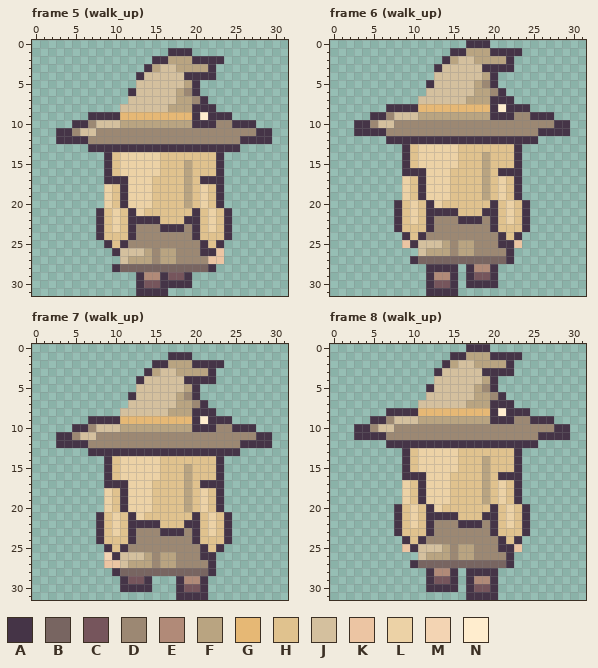
One commit to this pixel-art file: Art/Characters/NPC32/residents/orla.aseprite. The first picture shows the starting point.
32x32 pixels, 22 frames. Colours within 5 levels of each other are drawn and written as one. Shown: frame 5 (walk_up), frame 6 (walk_up), frame 7 (walk_up), frame 8 (walk_up). The commit also changed other frames, which this record leaves out.
Palette (. is transparent): A #453447  B #786561  C #76555c  D #9c8873  E #b18a78  F #b9a481  G #e6b875  H #e0c28e  J #d4c09e  K #ecc5a3  L #ecd2a6  M #f3d4b3  N #ffedce
After the commit:
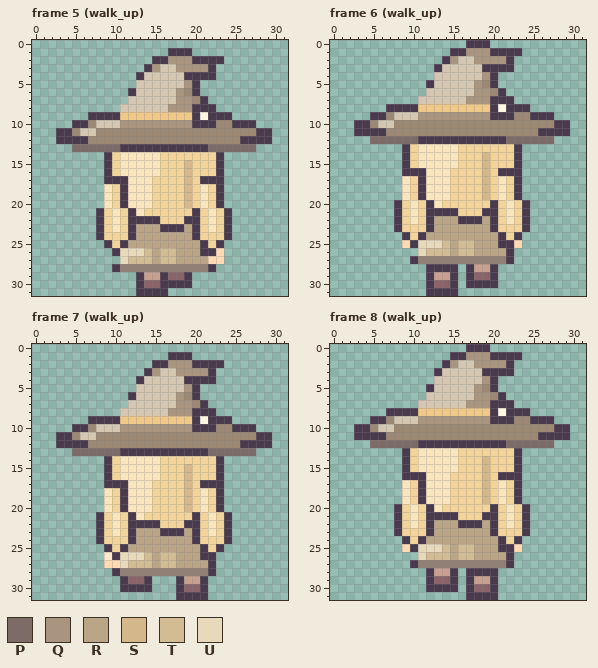
Colours new in this view: P #7d6b68  Q #a9957f  R #baa587  S #d4b88c  T #d2bc94  U #e9d9bb
What changed:
@@ palette @@
-A #453447
+A #4a3a4e
-B #786561
+B #938074
-C #76555c
+C #8a6468
-E #b18a78
+E #c8a090
-G #e6b875
+G #f0c888
-H #e0c28e
+H #f2d49a
-J #d4c09e
+J #d4c6b1
-K #ecc5a3
+K #ffd8b4
-L #ecd2a6
+L #f9e5be
-M #f3d4b3
+M #ffe7cb
-N #ffedce
+N #fff6e2
--- frame 5 (walk_up), layers "Headwear", "Hair", "Clothing"
@@ x 0..31 @@
  1 .................AAA............
- 2 ...............AAFFFAAAA........
- 3 ..............AFJJFFFFA.........
+ 2 ...............AAQQQAAAA........
+ 3 ..............AQJJQQQQA.........
  4 .............AJJJJJAAAA.........
- 5 .............JJJJJJFA...........
- 6 ............AJJJJJFDA...........
- 7 ............JJJJJJFFDA..........
- 8 ...........JJJJJJFFFAAA.........
+ 5 .............JJJJJJQA...........
+ 6 ............AJJJJJQDA...........
+ 7 ............JJJJJJQQDA..........
+ 8 ...........JJJJJJQQQAAA.........
  9 .......AAAAGGGGGGGGGANAAA.......
-10 .....AADJJJFFFFFFFFFAAADDAAA....
+10 .....AADJJJQQQQQQQQQAAADDAAA....
 11 ...AADJJDDDDDDDDDDDDDDDDDDDDAA..
 12 ...AAAADDDDDDDDDDDDDDDDDDDAAAA..
-13 .......AAAAAAAAAAAAAAAAAAA......
+13 .....PPPPPPAAAAAAAAAAAPPPPPP....
 14 .........AHLLLLLHHHHHHHA........
-15 .........AHLLLLLHHHFHHHA........
-16 .........AHLLLLLHHHFHHHA........
-17 .........AAALLLHHHHFHAAA........
-18 .........LHALLLHHHHFHLHA........
-19 .........LHALLLHHHHFHLHA........
-20 .........LHALLLHHHHFHLHA........
+15 .........AHLLLLLHHHSHHHA........
+16 .........AHLLLLLHHHSHHHA........
+17 .........AAALLLHHHHSHAAA........
+18 .........LHALLLHHHHSHLHA........
+19 .........LHALLLHHHHSHLHA........
+20 .........LHALLLHHHHSHLHA........
 21 ........AHLHALHHHHHHAHLHA.......
 22 ........AHLHAAAAHHHAAHLHA.......
-23 ........AHLHADDDAAADAHLHA.......
-24 ........AHHHADDDDDDDAHHHA.......
-25 .........AHADDDDDDDDDAHA........
-26 ..........AJJJFDFFDDDAAK........
-27 ...........JFFFDFFDDDDKK........
+23 ........AHLHARRRAAARAHLHA.......
+24 ........AHHHARRRRRRRAHHHA.......
+25 .........AHARRRRRRRRRAHA........
+26 ..........AUUUTRTTRRRAAK........
+27 ...........UTTTRTTRRRRKK........
 28 ..........ABBBBBBBBBBBA.........
--- frame 6 (walk_up), layers "Headwear", "Hair", "Clothing"
@@ x 0..31 @@
  0 .................AAA............
- 1 ...............AAFFFAAAA........
- 2 ..............AFJJFFFFA.........
+ 1 ...............AAQQQAAAA........
+ 2 ..............AQJJQQQQA.........
  3 .............AJJJJJAAAA.........
- 4 .............JJJJJJFA...........
- 5 ............AJJJJJFDA...........
- 6 ............JJJJJJFFDA..........
- 7 ...........JJJJJJFFFAAA.........
+ 4 .............JJJJJJQA...........
+ 5 ............AJJJJJQDA...........
+ 6 ............JJJJJJQQDA..........
+ 7 ...........JJJJJJQQQAAA.........
  8 .......AAAAGGGGGGGGGANAAA.......
- 9 .....AADJJJFFFFFFFFFAAADDAAA....
+ 9 .....AADJJJQQQQQQQQQAAADDAAA....
 10 ...AADJJDDDDDDDDDDDDDDDDDDDDAA..
 11 ...AAAADDDDDDDDDDDDDDDDDDDAAAA..
-12 .......AAAAAAAAAAAAAAAAAAA......
+12 .....PPPPPPAAAAAAAAAAAPPPPPP....
 13 .........AHLLLLLHHHHHHHA........
-14 .........AHLLLLLHHHFHHHA........
-15 .........AHLLLLLHHHFHHHA........
-16 .........AAALLLHHHHFHAAA........
-17 .........LHALLLHHHHFHLHA........
-18 .........LHALLLHHHHFHLHA........
-19 .........LHALLLHHHHFHLHA........
+14 .........AHLLLLLHHHSHHHA........
+15 .........AHLLLLLHHHSHHHA........
+16 .........AAALLLHHHHSHAAA........
+17 .........LHALLLHHHHSHLHA........
+18 .........LHALLLHHHHSHLHA........
+19 .........LHALLLHHHHSHLHA........
 20 ........AHLHALHHHHHHAHLHA.......
 21 ........AHLHAAAAHHHAAHLHA.......
-22 ........AHLHADDDAAADAHLHA.......
-23 ........AHHHADDDDDDDAHHHA.......
-24 .........AHADDDDDDDDDAHA........
-25 .........KAJJJFDFFDDDAAK........
-26 ...........JFFFDFFDDDDA.........
+22 ........AHLHARRRAAARAHLHA.......
+23 ........AHHHARRRRRRRAHHHA.......
+24 .........AHARRRRRRRRRAHA........
+25 .........KAUUUTRTTRRRAAK........
+26 ...........UTTTRTTRRRRA.........
 27 ..........ABBBBBBBBBBBA.........
--- frame 7 (walk_up), layers "Headwear", "Hair", "Clothing"
@@ x 0..31 @@
  1 .................AAA............
- 2 ...............AAFFFAAAA........
- 3 ..............AFJJFFFFA.........
+ 2 ...............AAQQQAAAA........
+ 3 ..............AQJJQQQQA.........
  4 .............AJJJJJAAAA.........
- 5 .............JJJJJJFA...........
- 6 ............AJJJJJFDA...........
- 7 ............JJJJJJFFDA..........
- 8 ...........JJJJJJFFFAAA.........
+ 5 .............JJJJJJQA...........
+ 6 ............AJJJJJQDA...........
+ 7 ............JJJJJJQQDA..........
+ 8 ...........JJJJJJQQQAAA.........
  9 .......AAAAGGGGGGGGGANAAA.......
-10 .....AADJJJFFFFFFFFFAAADDAAA....
+10 .....AADJJJQQQQQQQQQAAADDAAA....
 11 ...AADJJDDDDDDDDDDDDDDDDDDDDAA..
 12 ...AAAADDDDDDDDDDDDDDDDDDDAAAA..
-13 .......AAAAAAAAAAAAAAAAAAA......
+13 .....PPPPPPAAAAAAAAAAAPPPPPP....
 14 .........AHLLLLLHHHHHHHA........
-15 .........AHLLLLLHHHFHHHA........
-16 .........AHLLLLLHHHFHHHA........
-17 .........AAALLLHHHHFHAAA........
-18 .........LHALLLHHHHFHLHA........
-19 .........LHALLLHHHHFHLHA........
-20 .........LHALLLHHHHFHLHA........
+15 .........AHLLLLLHHHSHHHA........
+16 .........AHLLLLLHHHSHHHA........
+17 .........AAALLLHHHHSHAAA........
+18 .........LHALLLHHHHSHLHA........
+19 .........LHALLLHHHHSHLHA........
+20 .........LHALLLHHHHSHLHA........
 21 ........AHLHALHHHHHHAHLHA.......
 22 ........AHLHAAAAHHHAAHLHA.......
-23 ........AHLHADDDAAADAHLHA.......
-24 ........AHHHADDDDDDDAHHHA.......
-25 .........AHADDDDDDDDDAHA........
-26 .........MAJJJFDFFDDDAA.........
-27 .........KKJFFFDFFDDDDA.........
+23 ........AHLHARRRAAARAHLHA.......
+24 ........AHHHARRRRRRRAHHHA.......
+25 .........AHARRRRRRRRRAHA........
+26 .........MAUUUTRTTRRRAA.........
+27 .........KKUTTTRTTRRRRA.........
 28 ..........ABBBBBBBBBBBA.........
--- frame 8 (walk_up), layers "Headwear", "Hair", "Clothing": the same change as frame 6 (walk_up)
Boxes around the changes in both pictures, in picture pixels (x1, y1, x2, y2):
changed: (56, 48, 272, 296)
changed: (354, 40, 570, 296)
changed: (56, 352, 272, 600)
changed: (354, 344, 570, 600)
